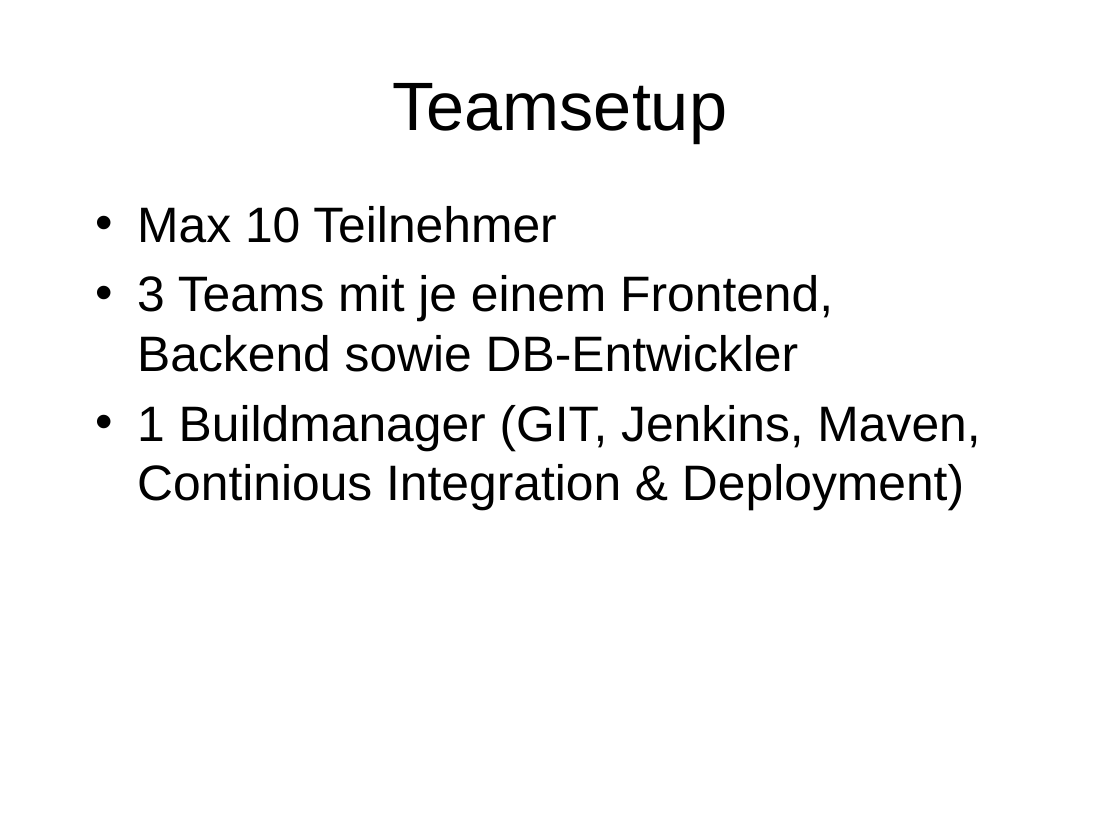
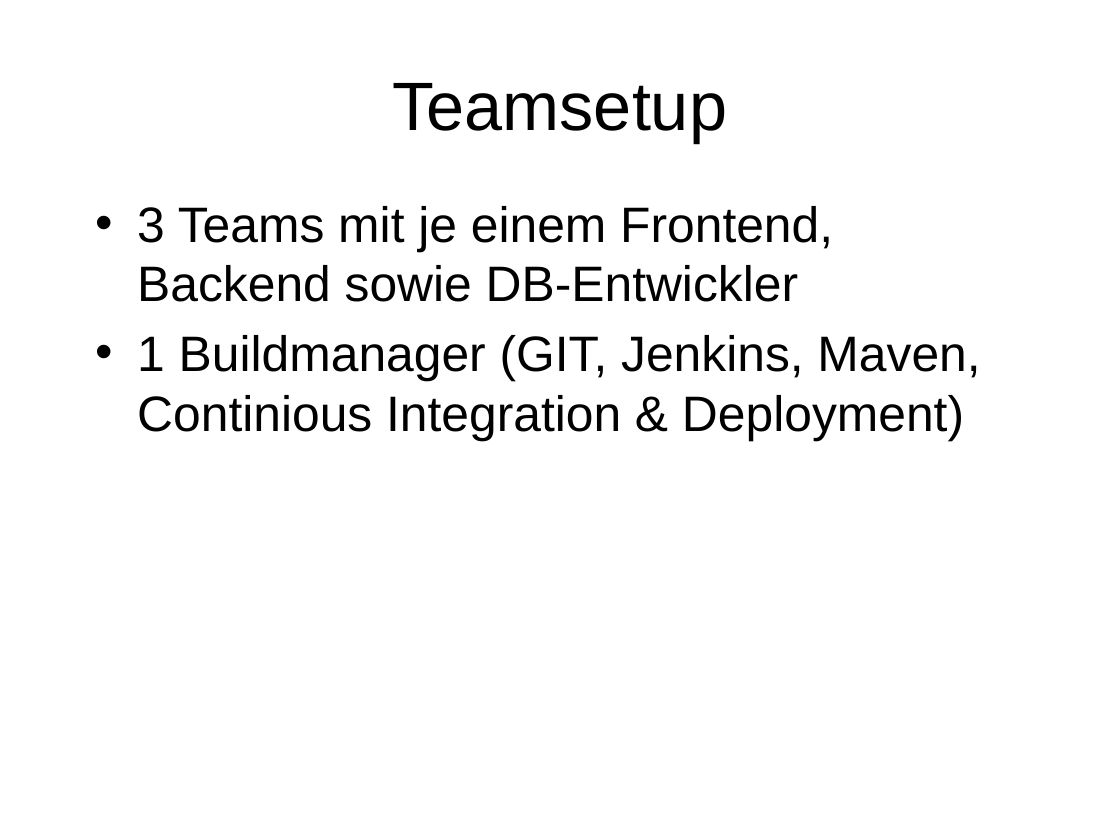
Before and after one commit to owronka/SubZeroMicroservices, a slide deck: slide 11 of doc/Resilient Microservices.pptx (slide 12 before the commit). Drawn at 1120x840 pixels with LibreOffice and Linux fonts; fonts in the diff are those of the drawing. Boxes give left, top, right and bottom in pixels: in the first picture for what was removed or moved away, otherwise in the second. Text is boxed around its words. In the diff, an @@ line names an element or a change of style, - is before the commit and + after.

```diff
--- a/doc/Resilient Microservices.pptx
+++ b/doc/Resilient Microservices.pptx
@@ text at bbox=[137, 206, 556, 243]: paragraph removed @@
-• Max 10 Teilnehmer
```
Also in this commit, not shown: 6 other slides changed, 2 slides added, 1 slide removed, 50 other files.
